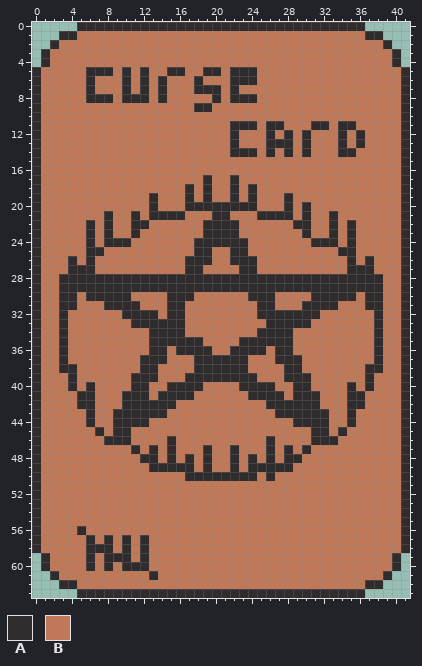
Pixel-art sprite: personal_animations/hotbar_curse_slot.png. That is the earlier state.
The file is 42x64 pixels.
Palette (. is transparent): A #302c2e  B #bf7958
Pixels before, first column x 0:
 0 .....AAAAAAAAAAAAAAAAAAAAAAAAAAAAAAAA.....
 1 ...AABBBBBBBBBBBBBBBBBBBBBBBBBBBBBBBBAA...
 2 ..ABBBBBBBBBBBBBBBBBBBBBBBBBBBBBBBBBBBBA..
 3 .ABBBBBBBBBBBBBBBBBBBBBBBBBBBBBBBBBBBBBBA.
 4 .ABBBBBBBBBBBBBBBBBBBBBBBBBBBBBBBBBBBBBBA.
 5 ABBBBBAAABABABBAABBAABAAABBBBBBBBBBBBBBBBA
 6 ABBBBBABBBABABABBBABBBAAABBBBBBBBBBBBBBBBA
 7 ABBBBBABBBABABABBBAAABABBBBBBBBBBBBBBBBBBA
 8 ABBBBBAAABAAABABBBBBABAAABBBBBBBBBBBBBBBBA
 9 ABBBBBBBBBBBBBBBBBAABBBBBBBBBBBBBBBBBBBBBA
10 ABBBBBBBBBBBBBBBBBBBBBBBBBBBBBBBBBBBBBBBBA
11 ABBBBBBBBBBBBBBBBBBBBBAAABAABBBAABAABBBBBA
12 ABBBBBBBBBBBBBBBBBBBBBABBBABABABBBABABBBBA
13 ABBBBBBBBBBBBBBBBBBBBBABBBAAABABBBABABBBBA
14 ABBBBBBBBBBBBBBBBBBBBBAAABABABABBBAABBBBBA
15 ABBBBBBBBBBBBBBBBBBBBBBBBBBBBBBBBBBBBBBBBA
16 ABBBBBBBBBBBBBBBBBBBBBBBBBBBBBBBBBBBBBBBBA
17 ABBBBBBBBBBBBBBBBBBABBABBBBBBBBBBBBBBBBBBA
18 ABBBBBBBBBBBBBBBBABABBABABBBBBBBBBBBBBBBBA
19 ABBBBBBBBBBBBABBBABABBABABBBABBBBBBBBBBBBA
20 ABBBBBBBBBBBBABBBAAAAAAAABBBABABBBBBBBBBBA
21 ABBBBBBBABBABAAAABBBAABBBAAAABABBABBBBBBBA
22 ABBBBBABABBAABBBBBBAAAABBBBBBAABBABABBBBBA
23 ABBBBBABABBABBBBBBBAAAABBBBBBBABBABABBBBBA
24 ABBBBBABAAABBBBBBBAAAAAABBBBBBBAAABABBBBBA
25 ABBBBBAABBBBBBBBBBAABBAABBBBBBBBBBAABBBBBA
26 ABBBABABBBBBBBBBBAAABBAAABBBBBBBBBBABABBBA
27 ABBBAAABBBBBBBBBBAABBBBAABBBBBBBBBBAAABBBA
28 ABBAAAAAAAAAAAAAAAAAAAAAAAAAAAAAAAAAAAABBA
29 ABBAAAAAAAAAAAAAAAAAAAAAAAAAAAAAAAAAAAABBA
30 ABBAABAAAAABBBBAAABBBBBBAAABBBBAAAAABAABBA
31 ABBAABBBAAAABBBAABBBBBBBBAABBBAAAABBBAABBA
32 ABBABBBBBBAAAABAABBBBBBBBAAAAAAABBBBBBABBA
33 ABBABBBBBBBAAAAAABBBBBBBBBAAAAABBBBBBBABBA
34 ABBABBBBBBBBBAAAABBBBBBBBAAAABBBBBBBBBABBA
35 ABBABBBBBBBBBAAAAAABBBBAAAAAABBBBBBBBBABBA
36 ABBABBBBBBBBBAABAAAABBAAAABAABBBBBBBBBABBA
37 ABBABBBBBBBBAAABBBAAAAAABBBAAABBBBBBBBABBA
38 ABBAABBBBBBBAABBBBAAAAAABBBBAABBBBBBBAABBA
39 ABBBABBBBBBAAABBBAAAAAAAABBBAAABBBBBBABBBA
40 ABBBABABBBBAABBAAAABBBBAAAABBAABBBBABABBBA
41 ABBBBAABBBAAABAAAABBBBBBAAAABAAABBBAABBBBA
42 ABBBBAABBBAAAAAABBBBBBBBBBAAAAAABBBAABBBBA
43 ABBBBBABBAAAAAABBBBBBBBBBBBAAAAAABBABBBBBA
44 ABBBBBABBAAAABBBBBBBBBBBBBBBBAAAABBABBBBBA
45 ABBBBBBABAABBBBBBBBBBBBBBBBBBBBAABABBBBBBA
46 ABBBBBBBAAABBBBABBBBBBBBBBABBBBAAABBBBBBBA
47 ABBBBBBBBBBABABABBBABBABBBABABABBBBBBBBBBA
48 ABBBBBBBBBBBAABABABABBABABABAABBBBBBBBBBBA
49 ABBBBBBBBBBBBAAAAABABBABAAAAABBBBBBBBBBBBA
50 ABBBBBBBBBBBBBBBBAAAAAAAABABBBBBBBBBBBBBBA
51 ABBBBBBBBBBBBBBBBBBBBBBBBBBBBBBBBBBBBBBBBA
52 ABBBBBBBBBBBBBBBBBBBBBBBBBBBBBBBBBBBBBBBBA
53 ABBBBBBBBBBBBBBBBBBBBBBBBBBBBBBBBBBBBBBBBA
54 ABBBBBBBBBBBBBBBBBBBBBBBBBBBBBBBBBBBBBBBBA
55 ABBBBBBBBBBBBBBBBBBBBBBBBBBBBBBBBBBBBBBBBA
56 ABBBBABBBBBBBBBBBBBBBBBBBBBBBBBBBBBBBBBBBA
57 ABBBBBABABABABBBBBBBBBBBBBBBBBBBBBBBBBBBBA
58 ABBBBBAAABABABBBBBBBBBBBBBBBBBBBBBBBBBBBBA
59 .ABBBBABAAABABBBBBBBBBBBBBBBBBBBBBBBBBBBA.
60 .ABBBBABABAAABBBBBBBBBBBBBBBBBBBBBBBBBBBA.
61 ..ABBBBBBBBBBABBBBBBBBBBBBBBBBBBBBBBBBBA..
62 ...AABBBBBBBBBBBBBBBBBBBBBBBBBBBBBBBBAA...
63 .....AAAAAAAAAAAAAAAAAAAAAAAAAAAAAAAA.....
And afterwards:
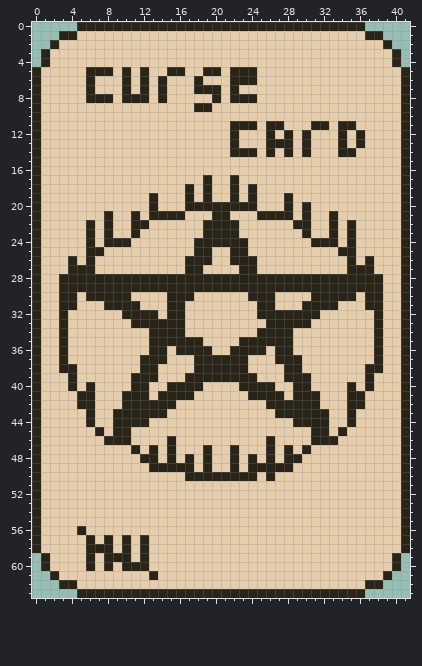
What changed:
colour A: #302c2e -> #292418
colour B: #bf7958 -> #e6ceac
Boxes around the changes in both pictures, in picture pixels (x1, y1, x2, y2):
changed: (32, 22, 410, 598)
